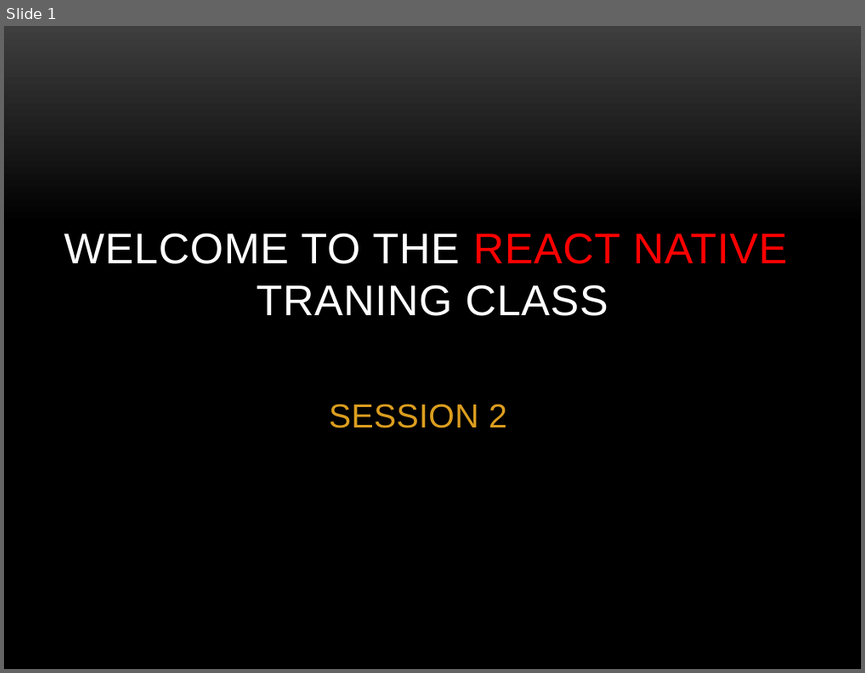
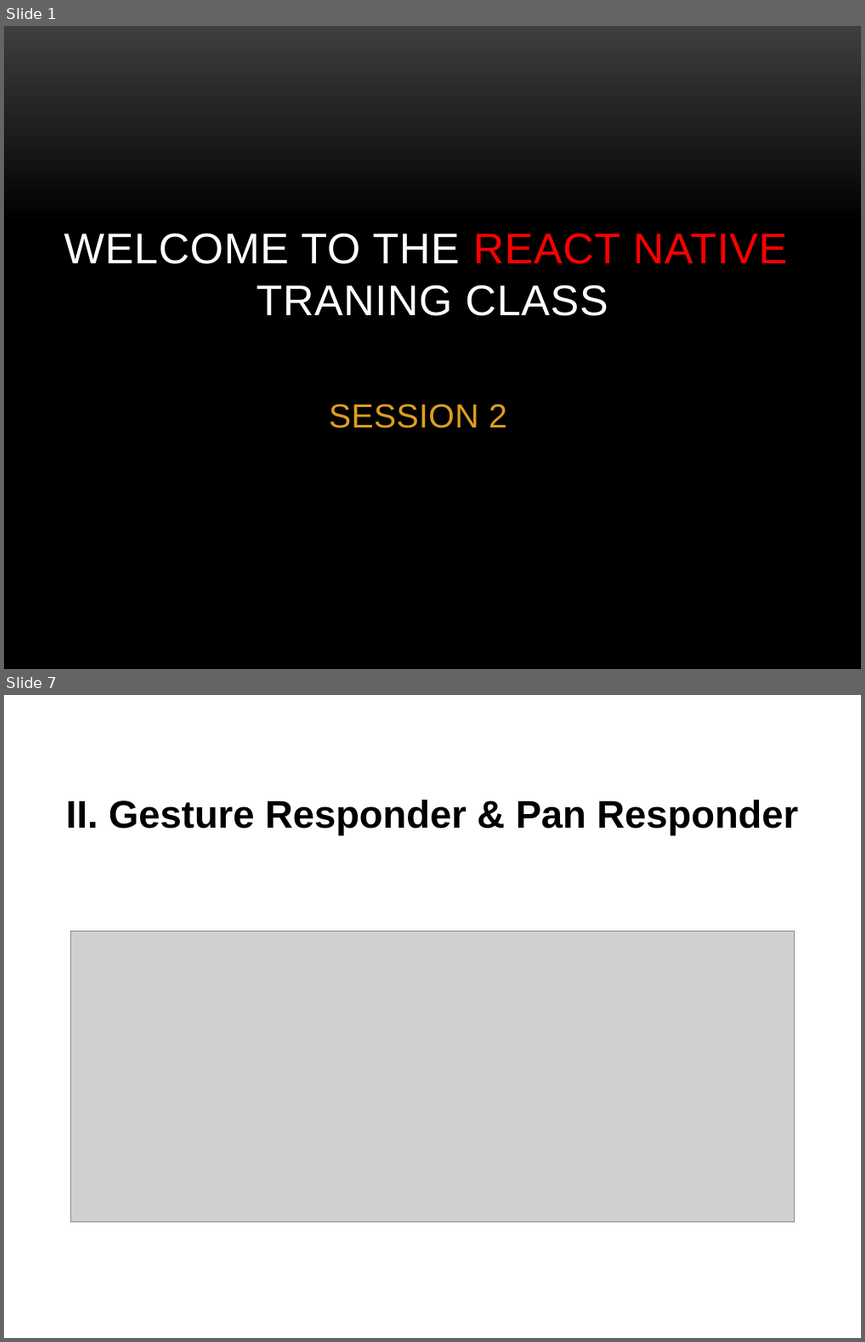
Before and after one commit to quydongnasts/Documents, a slide deck: PowerPoint/REACT-NATIVE.pptx. Shown one above the other, each under a label of ours: slide 1 before the commit, slides 1 and 7 after it; the slides between them are not shown. The pictures are 865x673 and 865x1342 pixels, drawn with LibreOffice and Linux fonts; fonts in the diff are those of the drawing; grey boxes stand for pictures; background and template pictures are left out. Boxes give left, top, right and bottom in pixels: in the first picture for what was removed or moved away, otherwise in the second. Text is boxed around its words. In the diff, an @@ line names an element or a change of style, - is before the commit and + after.

```diff
--- a/PowerPoint/REACT-NATIVE.pptx
+++ b/PowerPoint/REACT-NATIVE.pptx
@@ slide 7 added at <box>4,695,861,1338</box>, background #FFFFFF @@
@@ title added at <box>66,800,798,836</box>, 32.4 pt, text #000000, bold @@
+II. Gesture Responder & Pan Responder
@@ picture added at <box>71,930,794,1222</box> @@
```
Also in this commit, not shown: 2 slides changed, 5 other slides added, 1 slide removed.
